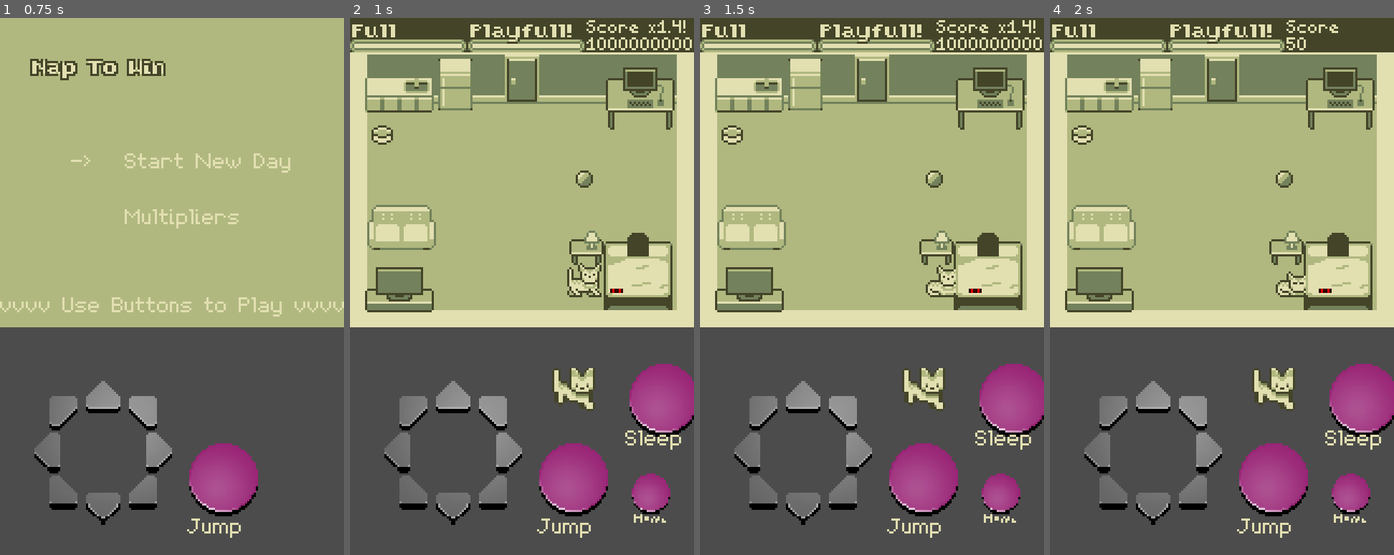
Above: before the commit, frames 1-4 (left to right).
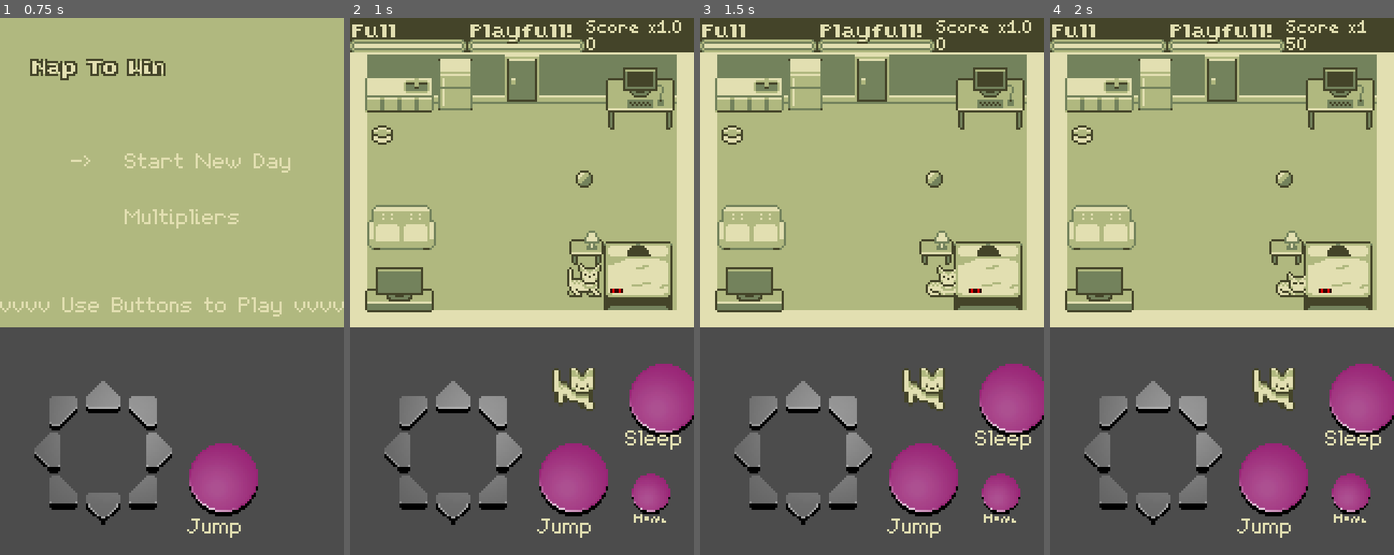
Above: after the commit, the same moments.

Repository: RoxT/legendary-octo-eureka
Game: Godot game, scene res://MainMenu.tscn
Same seed, same stepped clock (60 frames per second), same inputs: the game is played once before the commit and once after it.
Inputs:
- Up to frame 1 (0.75 s): tap Enter at 0.5 s; hold Right (ui_right) from 0.53 s (still down); tap S (sleep) at 0.6 s
- Up to frame 2 (1 s): keep holding Right (ui_right); tap Space (jump) at 0.77 s
- Up to frame 3 (1.5 s): release Right (ui_right) at 1.25 s; click "Sleep" at 1.25 s
- Up to frame 4 (2 s): no input

Frame 1 is identical in both runs. In frame 2, 0.5% of the frame differs, in the area x 68-100%, y 0-45%; in frame 3, 0.5%; in frame 4, 0.2%.

Commit message:
Paws dialog a bit nicer. Cool title

Diff:
--- a/LevelConroller.gd
+++ b/LevelConroller.gd
@@ -8,6 +8,8 @@
 const TITLE_MUPLIPLIERS = "Multipliers this Round:"
 const TITLE_END_OF_DAY = "End of Day"
 const NO_ACHIEVEMENTS = "No multipliers achieved today"
+
+const PAWS_SUBTITLE = "Multipliers achieved:"
 
 var score: int
 var sleeping: bool = false
@@ -55,7 +57,7 @@
 	played_with_ball.achieved_already = config.get_value(SECTION_ACHIEVEMENTS, played_with_ball.name, false)
 	slept_on_bed.achieved_already = config.get_value(SECTION_ACHIEVEMENTS, slept_on_bed.name, false)
 	brushed_against.achieved_already = config.get_value(SECTION_ACHIEVEMENTS, brushed_against.name, false)
-
+	$HUD/ScoreLabel.text = str(score)
 
 # Called every frame. 'delta' is the elapsed time since the previous frame.
 #func _process(delta):
@@ -69,7 +71,7 @@
 		modifiers = modifiers + (brushed_against.multiplier if brushed_against.active else 0.0)
 		score = score + default_multiplier * modifiers
 		$HUD/ScoreLabel.text = str(score)
-		$HUD/ModifierLabel.text = "x" + str(modifiers) + "!" if modifiers > 1 else ""
+		$HUD/ModifierLabel.text = "x" + str(modifiers) + ("!" if modifiers > 1 else "")
 
 
 func _on_Food_body_entered(body):
@@ -137,18 +139,21 @@
 
 func _on_PawsBtn_pressed():
 	get_tree().paused = true
-	var label:RichTextLabel = $TopUI/PauseDialog/RichTextLabel
+	var label:RichTextLabel = $TopUI/PauseDialog/PawsLabel
 	label.clear()
+	label.add_text(PAWS_SUBTITLE)
+	label.newline()
 	for a in achievements:
-		label.add_text(a.name)
-		label.add_text(": ")
-		label.add_text("Yes" if a.achieved == true else "No")
+		label.add_text("	" + a.name)
+		label.add_text((" x" + str(a.multiplier)) if a.achieved == true else "	NO")
 		label.newline()
 	$TopUI/PauseDialog.show()
+	$HUD.position.y = 128
 
 func _on_Button_button_down():
 	get_tree().paused = false
 	$TopUI/PauseDialog.hide()
+	$HUD.position.y = 0
 
 func _on_ResetBtn_button_down():
 	get_tree().paused = false
--- a/Main.tscn
+++ b/Main.tscn
@@ -228,7 +228,7 @@
 position = Vector2( 49, 49 )
 
 [node name="Bed" type="Position2D" parent="Node2D/HumanLife"]
-position = Vector2( 134, 119 )
+position = Vector2( 134, 125 )
 
 [node name="Desk" type="Position2D" parent="Node2D/HumanLife"]
 position = Vector2( 135, 54 )
@@ -329,20 +329,140 @@
 
 [node name="PauseDialog" type="PopupDialog" parent="Node2D/TopUI"]
 pause_mode = 2
-visible = true
-margin_right = 156.0
-margin_bottom = 139.0
+margin_right = 161.0
+margin_bottom = 128.0
+theme = ExtResource( 13 )
 __meta__ = {
 "_edit_group_": true
 }
+
+[node name="PawsTitle" type="Label" parent="Node2D/TopUI/PauseDialog"]
+margin_top = 2.0
+margin_right = 160.0
+margin_bottom = 11.0
+theme = ExtResource( 13 )
+theme_type_variation = "head"
+text = "Paws Screen"
+align = 1
+
+[node name="Line2D" type="Line2D" parent="Node2D/TopUI/PauseDialog/PawsTitle"]
+position = Vector2( 45.2192, 5.96046e-08 )
+scale = Vector2( 1.05479, 1 )
+points = PoolVector2Array( -3, 8, 68, 8 )
+width = 1.0
+default_color = Color( 0.886275, 0.87451, 0.694118, 1 )
+
+[node name="up_right" type="Line2D" parent="Node2D/TopUI/PauseDialog/PawsTitle"]
+position = Vector2( -1, -2 )
+points = PoolVector2Array( 119, 3, 120, 3 )
+width = 1.0
+default_color = Color( 0.886275, 0.87451, 0.694118, 1 )
+
+[node name="Line2D4" type="Line2D" parent="Node2D/TopUI/PauseDialog/PawsTitle/up_right"]
+position = Vector2( 1, -1 )
+points = PoolVector2Array( 119, 3, 120, 3 )
+width = 1.0
+default_color = Color( 0.886275, 0.87451, 0.694118, 1 )
+
+[node name="Line2D5" type="Line2D" parent="Node2D/TopUI/PauseDialog/PawsTitle/up_right"]
+position = Vector2( 2, -2 )
+points = PoolVector2Array( 119, 3, 120, 3 )
+width = 1.0
+default_color = Color( 0.886275, 0.87451, 0.694118, 1 )
+
+[node name="Line2D6" type="Line2D" parent="Node2D/TopUI/PauseDialog/PawsTitle/up_right"]
+visible = false
+position = Vector2( 3, -3 )
+points = PoolVector2Array( 119, 3, 120, 3 )
+width = 1.0
+default_color = Color( 0.886275, 0.87451, 0.694118, 1 )
+
+[node name="center_right" type="Line2D" parent="Node2D/TopUI/PauseDialog/PawsTitle"]
+position = Vector2( -1, 0 )
+points = PoolVector2Array( 119, 3, 124, 3 )
+width = 1.0
+default_color = Color( 0.886275, 0.87451, 0.694118, 1 )
+
+[node name="down_right" type="Line2D" parent="Node2D/TopUI/PauseDialog/PawsTitle"]
+position = Vector2( -1, 2 )
+points = PoolVector2Array( 119, 3, 120, 3 )
+width = 1.0
+default_color = Color( 0.886275, 0.87451, 0.694118, 1 )
+
+[node name="Line2D4" type="Line2D" parent="Node2D/TopUI/PauseDialog/PawsTitle/down_right"]
+position = Vector2( 1, 1 )
+points = PoolVector2Array( 119, 3, 120, 3 )
+width = 1.0
+default_color = Color( 0.886275, 0.87451, 0.694118, 1 )
+
+[node name="Line2D5" type="Line2D" parent="Node2D/TopUI/PauseDialog/PawsTitle/down_right"]
+position = Vector2( 2, 2 )
+points = PoolVector2Array( 119, 3, 120, 3 )
+width = 1.0
+default_color = Color( 0.886275, 0.87451, 0.694118, 1 )
+
+[node name="Line2D6" type="Line2D" parent="Node2D/TopUI/PauseDialog/PawsTitle/down_right"]
+visible = false
+position = Vector2( 3, 3 )
+points = PoolVector2Array( 119, 3, 120, 3 )
+width = 1.0
+default_color = Color( 0.886275, 0.87451, 0.694118, 1 )
+
+[node name="up_left" type="Line2D" parent="Node2D/TopUI/PauseDialog/PawsTitle"]
+position = Vector2( -79, -2 )
+points = PoolVector2Array( 119, 3, 120, 3 )
+width = 1.0
+default_color = Color( 0.886275, 0.87451, 0.694118, 1 )
+
+[node name="Line2D4" type="Line2D" parent="Node2D/TopUI/PauseDialog/PawsTitle/up_left"]
+position = Vector2( -1, -1 )
+points = PoolVector2Array( 119, 3, 120, 3 )
+width = 1.0
+default_color = Color( 0.886275, 0.87451, 0.694118, 1 )
+
+[node name="Line2D5" type="Line2D" parent="Node2D/TopUI/PauseDialog/PawsTitle/up_left"]
+position = Vector2( -2, -2 )
+points = PoolVector2Array( 119, 3, 120, 3 )
+width = 1.0
+default_color = Color( 0.886275, 0.87451, 0.694118, 1 )
+
+[node name="center_left" type="Line2D" parent="Node2D/TopUI/PauseDialog/PawsTitle"]
+position = Vector2( -83, 0 )
+points = PoolVector2Array( 119, 3, 124, 3 )
+width = 1.0
+default_color = Color( 0.886275, 0.87451, 0.694118, 1 )
+
+[node name="down_left" type="Line2D" parent="Node2D/TopUI/PauseDialog/PawsTitle"]
+position = Vector2( -79, 2 )
+points = PoolVector2Array( 119, 3, 120, 3 )
+width = 1.0
+default_color = Color( 0.886275, 0.87451, 0.694118, 1 )
+
+[node name="Line2D4" type="Line2D" parent="Node2D/TopUI/PauseDialog/PawsTitle/down_left"]
+position = Vector2( -1, 1 )
+points = PoolVector2Array( 119, 3, 120, 3 )
+width = 1.0
+default_color = Color( 0.886275, 0.87451, 0.694118, 1 )
+
+[node name="Line2D5" type="Line2D" parent="Node2D/TopUI/PauseDialog/PawsTitle/down_left"]
+position = Vector2( -2, 2 )
+points = PoolVector2Array( 119, 3, 120, 3 )
+width = 1.0
+default_color = Color( 0.886275, 0.87451, 0.694118, 1 )
 
 [node name="PawsLabel" type="RichTextLabel" parent="Node2D/TopUI/PauseDialog"]
 anchor_right = 1.0
 anchor_bottom = 1.0
-margin_left = 5.0
-margin_right = 5.0
-bbcode_text = "[u]{Paws Menu:}[/u]"
-text = "[u]{Paws Menu:}[/u]"
+margin_top = 16.0
+margin_right = 4.0
+margin_bottom = 16.0
+bbcode_enabled = true
+bbcode_text = "Multipliers achieved:
+	Slept on bed x1.2
+	Played with ball x1.2"
+text = "Multipliers achieved:
+	Slept on bed x1.2
+	Played with ball x1.2"
 script = ExtResource( 4 )
 
 [node name="ResetBtn" type="Button" parent="Node2D/TopUI/PauseDialog"]
@@ -350,10 +470,10 @@
 anchor_top = 1.0
 anchor_right = 1.0
 anchor_bottom = 1.0
-margin_left = -50.0
-margin_top = -5.0
-margin_right = -2.0
-margin_bottom = 15.0
+margin_left = -56.0
+margin_top = -23.0
+margin_right = -3.0
+margin_bottom = -3.0
 text = "Continue"
 
 [node name="Button" type="Button" parent="Node2D/TopUI/PauseDialog"]
@@ -361,15 +481,19 @@
 anchor_top = 1.0
 anchor_right = 0.5
 anchor_bottom = 1.0
-margin_left = -63.0
-margin_top = -5.0
-margin_right = -5.0
-margin_bottom = 15.0
+margin_left = -78.5
+margin_top = -23.0
+margin_right = -20.5
+margin_bottom = -3.0
 text = "Paused"
 
-[node name="HUD" type="Control" parent="Node2D"]
+[node name="HUD" type="Node2D" parent="Node2D"]
+z_index = 10
+
+[node name="ColorRect" type="ColorRect" parent="Node2D/HUD"]
 margin_right = 160.0
-margin_bottom = 17.0
+margin_bottom = 16.0
+color = Color( 0.266667, 0.266667, 0.160784, 1 )
 
 [node name="Hunger" type="TextureProgress" parent="Node2D/HUD"]
 margin_top = 10.0
@@ -406,7 +530,7 @@
 [node name="Label" type="Label" parent="Node2D/HUD/Energy"]
 margin_left = 1.0
 margin_top = -7.0
-margin_right = 41.0
+margin_right = 42.0
 margin_bottom = 2.0
 theme = ExtResource( 13 )
 theme_type_variation = "head"
@@ -423,7 +547,7 @@
 [node name="ScoreLabel" type="Label" parent="Node2D/HUD"]
 margin_left = 110.0
 margin_top = 9.0
-margin_right = 140.0
+margin_right = 160.0
 margin_bottom = 17.0
 theme_type_variation = "LabelTiny"
 text = "1000000000"
@@ -434,7 +558,7 @@
 margin_right = 169.0
 margin_bottom = 9.0
 theme_type_variation = "LabelTiny"
-text = "x1.4!"
+text = "x1.0"
 
 [node name="Walls" type="Node" parent="."]
 
--- a/resources/MyTheme.tres
+++ b/resources/MyTheme.tres
@@ -1,14 +1,18 @@
-[gd_resource type="Theme" load_steps=4 format=2]
+[gd_resource type="Theme" load_steps=5 format=2]
 
 [ext_resource path="res://resources/Tinierfont.tres" type="DynamicFont" id=1]
 [ext_resource path="res://resources/TinyFont.tres" type="DynamicFont" id=2]
 [ext_resource path="res://resources/TinyBoldFont.tres" type="DynamicFont" id=4]
+
+[sub_resource type="StyleBoxFlat" id=1]
+bg_color = Color( 0.266667, 0.266667, 0.160784, 1 )
 
 [resource]
 default_font = ExtResource( 2 )
 Label/colors/font_color = Color( 0.886275, 0.87451, 0.694118, 1 )
 LabelTiny/base_type = "Label"
 LabelTiny/fonts/font = ExtResource( 1 )
+PopupDialog/styles/panel = SubResource( 1 )
 RichTextLabel/colors/default_color = Color( 0.886275, 0.87451, 0.694118, 1 )
 font/fonts/Tinier = ExtResource( 1 )
 font/fonts/Tiny = ExtResource( 2 )
Not shown, changed: export_presets.cfg
Not shown, changed: webbuild/index.html
Not shown, changed: webbuild/index.pck
